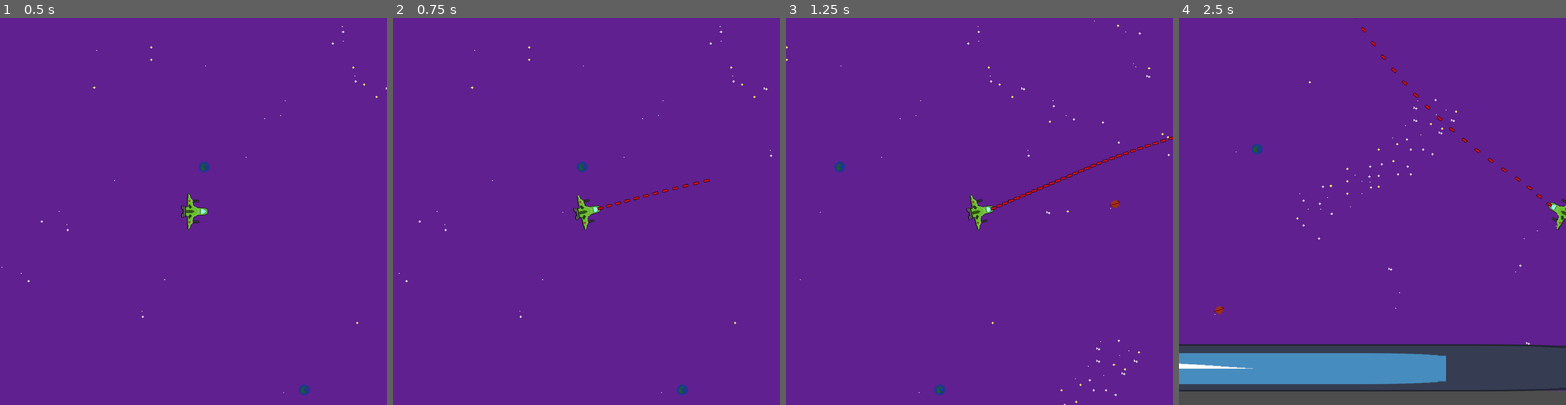
Above: before the commit, frames 1-4 (left to right).
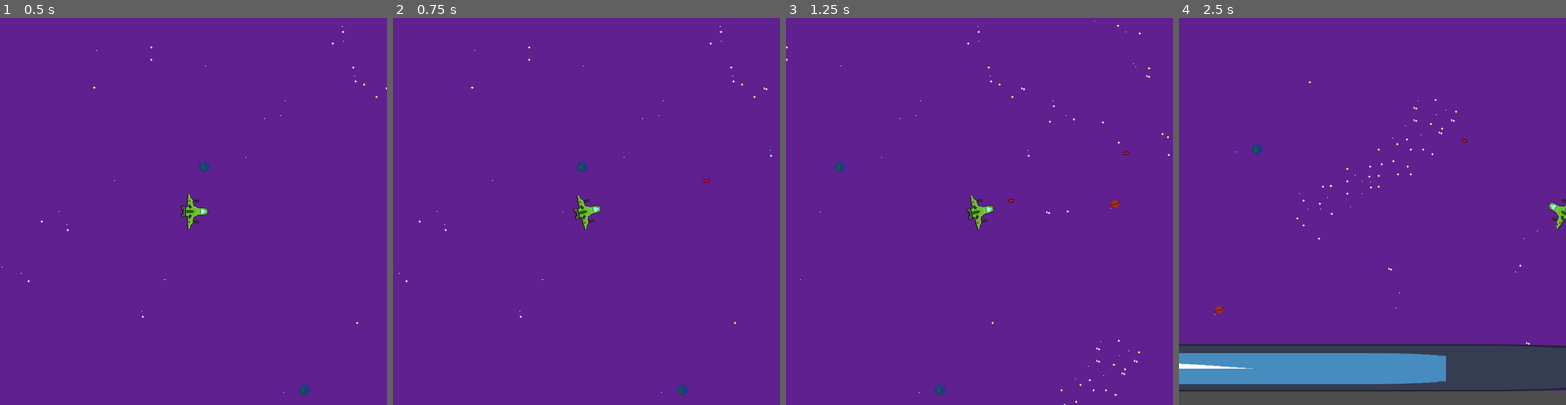
Above: after the commit, the same moments.

Repository: daltHub/Untitled-Space-Game
Game: Godot game, scene res://main.tscn
Two runs of this game, one before a commit and one after it. Both use one fixed random seed, a clock stepped at 60 frames per second and the inputs below. The engine's default icon, where the game draws it, is replaced by a stand-in: a white triangle on a blue panel in a dark square.
Inputs (mouse positions are in pixels of both pictures, inside the frame that each line leads up to):
- Up to frame 1 (0.5 s): no input
- Up to frame 2 (0.75 s): tap Enter at 0.5 s; move the mouse to (671, 192) at 0.52 s; press the mouse at (671, 192) at 0.53 s; hold D (move_right) from 0.53 s (still down)
- Up to frame 3 (1.25 s): keep holding D (move_right)
- Up to frame 4 (2.5 s): move the mouse to (1295, 230) at 1.27 s; release D (move_right) at 1.28 s; release the mouse at (1295, 230) at 1.28 s; hold S (move_down) 1.28-2.03 s; click (1295, 230) at 1.35 s; move the mouse to (1411, 126) at 2.02 s; press the mouse at (1411, 126) at 2.03 s; hold D (move_right) from 2.03 s (still down)

Frame 1 is identical in both runs. In frame 2, 0.1% of the frame differs, in the area x 52-80%, y 42-50%; in frame 3, 0.3%, in the area x 52-100%, y 30-50%; in frame 4, 0.2%.

Commit message:
added music and shoot sound fx

Diff:
--- a/enemy.tscn
+++ b/enemy.tscn
@@ -12,13 +12,8 @@
 texture = ExtResource("1_sn8dm")
 
 [node name="CollisionShape2D" type="CollisionShape2D" parent="."]
+visible = false
 position = Vector2(-1.19209e-07, 8)
 rotation = 0.0148679
 scale = Vector2(-0.972253, 1.17377)
 shape = SubResource("CapsuleShape2D_cy08c")
-
-[node name="CollisionShape2D2" type="CollisionShape2D" parent="."]
-position = Vector2(-1.19209e-07, 8)
-rotation = 0.0148679
-scale = Vector2(-0.972253, 1.17377)
-shape = SubResource("CapsuleShape2D_cy08c")
--- a/main.tscn
+++ b/main.tscn
@@ -1,10 +1,11 @@
-[gd_scene load_steps=8 format=3 uid="uid://lctayfbjgnmn"]
+[gd_scene load_steps=9 format=3 uid="uid://lctayfbjgnmn"]
 
 [ext_resource type="Script" path="res://main.gd" id="1_81413"]
 [ext_resource type="PackedScene" uid="uid://cxgxv2og8ceyj" path="res://player.tscn" id="2_n7a40"]
 [ext_resource type="PackedScene" uid="uid://cbpa7w5on7xy1" path="res://test_object.tscn" id="3_yr2b4"]
 [ext_resource type="Texture2D" uid="uid://tsqhkt6fnxl" path="res://art/player/tilemap.png" id="4_4y0if"]
 [ext_resource type="PackedScene" uid="uid://cwrot8t3ksxgw" path="res://enemy.tscn" id="5_b2vs8"]
+[ext_resource type="AudioStream" uid="uid://3ga4qe37rys3" path="res://sound/music/Space Fighter Loop.mp3" id="6_3qtj1"]
 
 [sub_resource type="TileSetAtlasSource" id="TileSetAtlasSource_sbhcw"]
 texture = ExtResource("4_4y0if")
@@ -151,3 +152,8 @@
 collision_mask = 3
 
 [node name="Enemy" parent="." instance=ExtResource("5_b2vs8")]
+
+[node name="AudioStreamPlayer" type="AudioStreamPlayer" parent="."]
+stream = ExtResource("6_3qtj1")
+volume_db = 1.0
+autoplay = true
--- a/player.gd
+++ b/player.gd
@@ -8,9 +8,12 @@
 var input = Vector2.ZERO
 var bullet_speed = 2000
 var Bullet = preload("res://bullet.tscn")
+@export var shootCooldown: float = 0.3
+@onready var shootCooldownTimer = $ShootCooldownTimer
+@onready var shootSound = $ShootEffectPlayer
+
 func _ready():
 	screen_size = get_viewport_rect().size
-
 
 func get_movement_input():
 	input.x = int(Input.is_action_pressed("move_right")) - int(Input.is_action_pressed("move_left"))
@@ -35,6 +38,8 @@
 	var b = Bullet.instantiate()
 	owner.add_child(b)
 	b.transform = $Muzzle.global_transform
+	shootSound.play()
+
 
 
 
@@ -42,5 +47,6 @@
 	var mouse_pos = get_global_mouse_position()
 	look_at(mouse_pos)
 	player_movement(delta)
-	if Input.is_action_pressed("shoot"):
+	if Input.is_action_pressed("shoot") and shootCooldownTimer.is_stopped() :
+		shootCooldownTimer.start(shootCooldown)
 		shoot()
--- a/player.tscn
+++ b/player.tscn
@@ -1,7 +1,8 @@
-[gd_scene load_steps=4 format=3 uid="uid://cxgxv2og8ceyj"]
+[gd_scene load_steps=5 format=3 uid="uid://cxgxv2og8ceyj"]
 
 [ext_resource type="Texture2D" uid="uid://cu6g5k6ygs8kd" path="res://art/player/player.png" id="1_fvd2a"]
 [ext_resource type="Script" path="res://player.gd" id="1_shv4u"]
+[ext_resource type="AudioStream" uid="uid://dq0ao5v5w7cyn" path="res://sound/effects/Laser_Shoot2.wav" id="3_sglb4"]
 
 [sub_resource type="SpriteFrames" id="SpriteFrames_jrsko"]
 animations = [{
@@ -30,3 +31,9 @@
 
 [node name="Muzzle" type="Marker2D" parent="."]
 position = Vector2(37, 0)
+
+[node name="ShootCooldownTimer" type="Timer" parent="."]
+one_shot = true
+
+[node name="ShootEffectPlayer" type="AudioStreamPlayer" parent="."]
+stream = ExtResource("3_sglb4")
Not shown, added: pla5E21.tmp
Not shown, added: pla79A7.tmp
Not shown, added: sound/effects/Laser_Shoot
Not shown, added: sound/effects/Laser_Shoot2.wav
Not shown, added: sound/music/Netherworld Shanty.mp3
Not shown, added: sound/music/Space Fighter Loop.mp3
